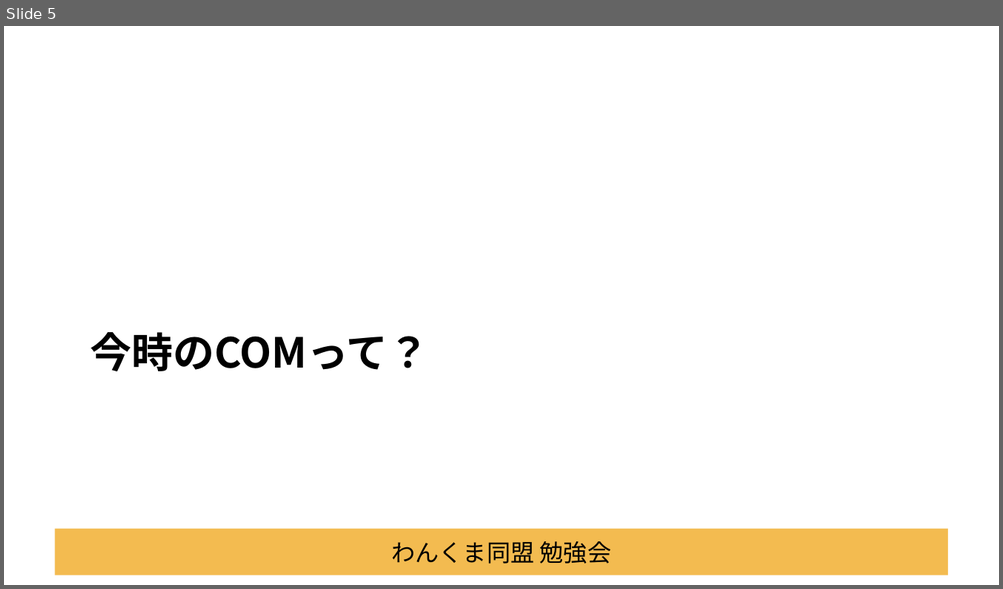
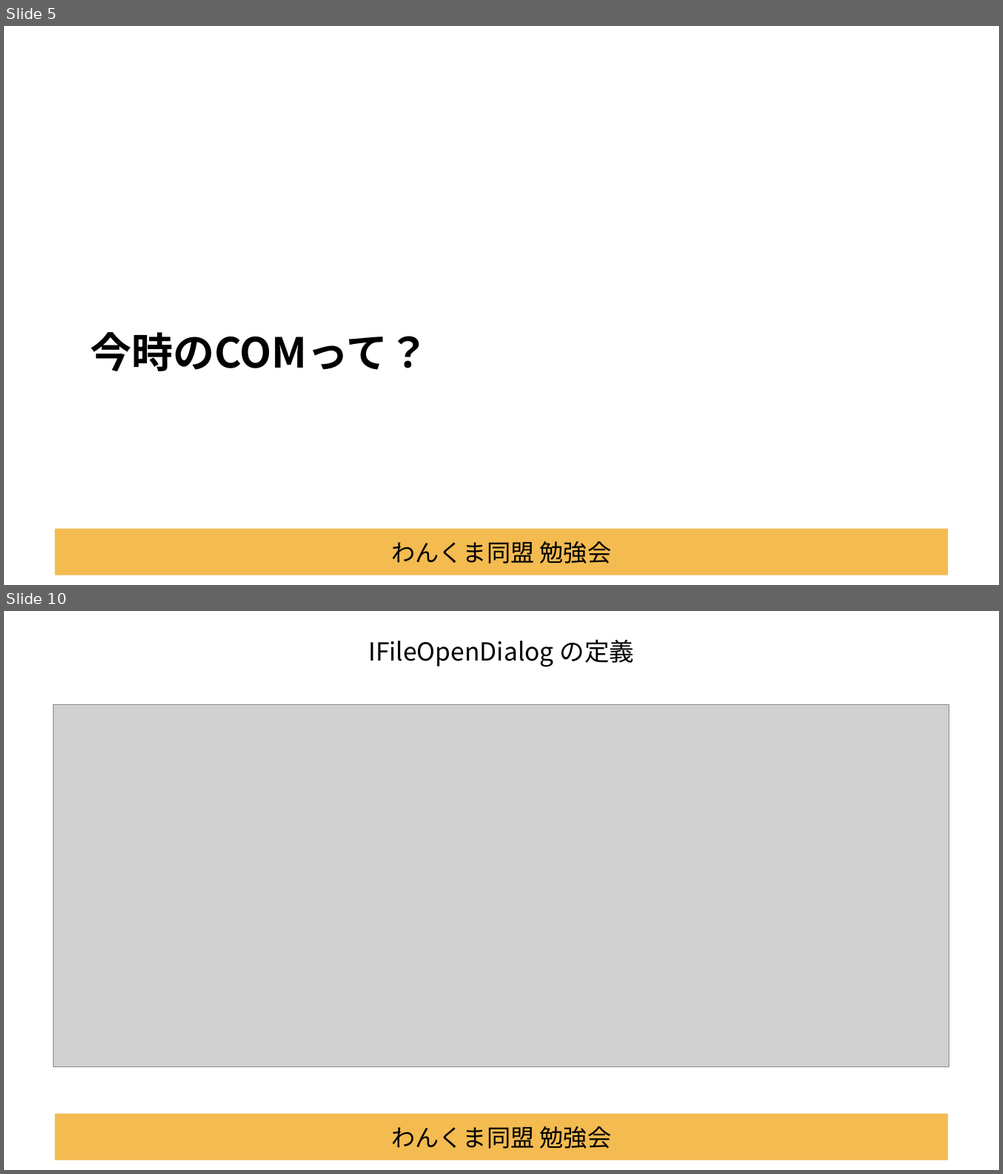
Before and after one commit to Tocchann/dotnetlab202009, a slide deck: Documents/セッション資料.pptx. Shown one above the other, each under a label of ours: slide 5 before the commit, slides 5 and 10 after it; the slides between them are not shown. The pictures are 1003x589 and 1003x1174 pixels, drawn with LibreOffice and Linux fonts; fonts in the diff are those of the drawing; grey boxes stand for pictures; background and template pictures are left out. Boxes give left, top, right and bottom in pixels: in the first picture for what was removed or moved away, otherwise in the second. Text is boxed around its words. In the diff, an @@ line names an element or a change of style, - is before the commit and + after.

```diff
--- a/Documents/セッション資料.pptx
+++ b/Documents/セッション資料.pptx
@@ slide 10 added at box(4, 611, 999, 1170), background #FFFFFF; not listed: 1 template element that a slide beside it also shows @@
@@ title added at box(368, 639, 634, 667), 24 pt, text #000000 @@
+IFileOpenDialog の定義
@@ picture added at box(54, 705, 948, 1067) @@
```
Also in this commit, not shown: 5 slides changed, 8 other slides added, 5 other files.
